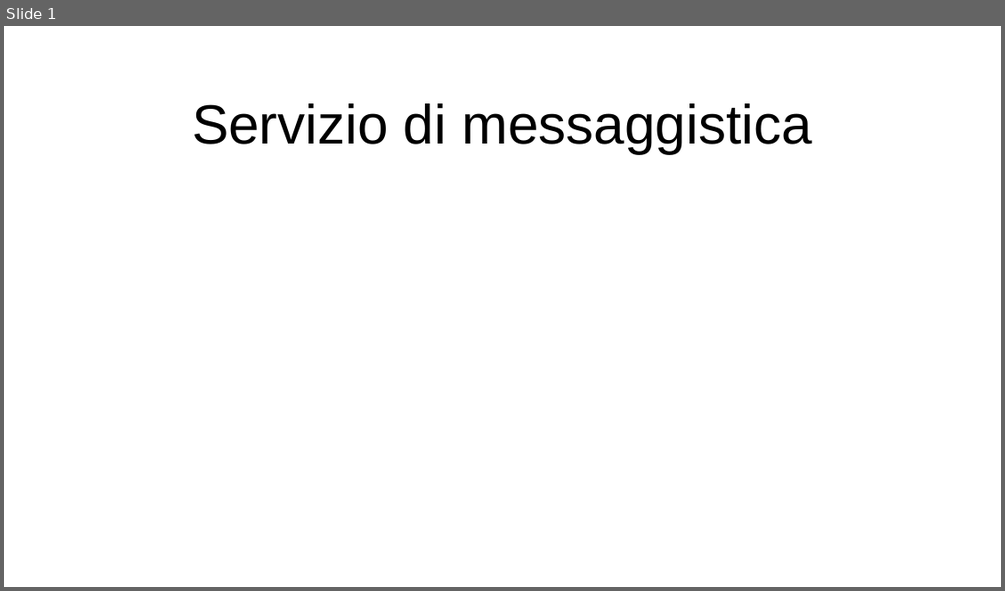
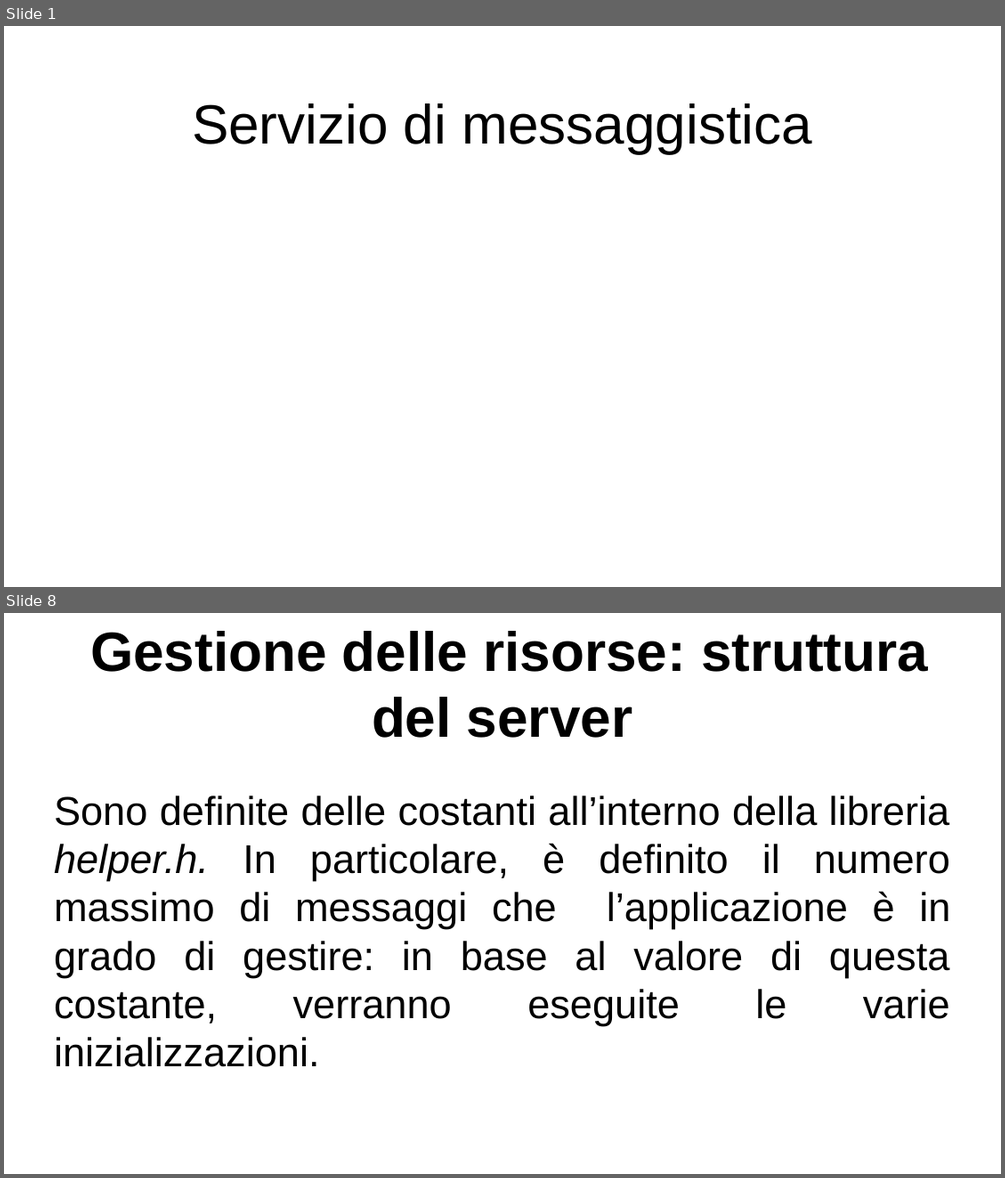
Before and after one commit to lucaMastro/progetto_SO, a slide deck: presentazione_progetto_SO.odp. Shown one above the other, each under a label of ours: slide 1 before the commit, slides 1 and 8 after it; the slides between them are not shown. The pictures are 1005x591 and 1005x1178 pixels, drawn with LibreOffice and Linux fonts; fonts in the diff are those of the drawing. Boxes give left, top, right and bottom in pixels: in the first picture for what was removed or moved away, otherwise in the second. Text is boxed around its words. In the diff, an @@ line names an element or a change of style, - is before the commit and + after.

```diff
--- a/presentazione_progetto_SO.odp
+++ b/presentazione_progetto_SO.odp
@@ slide 8 added at (x1=4, y1=613, x2=1001, y2=1174), background #FFFFFF @@
@@ title added at (x1=90, y1=631, x2=928, y2=738), 44 pt, text #000000, bold @@
+Gestione delle risorse: struttura del server
@@ text added at (x1=54, y1=795, x2=950, y2=1067), 32 pt, text #000000 @@
+Sono definite delle costanti all’interno della libreria helper.h. In particolare, è definito il numero massimo di messaggi che l’applicazione è in grado di gestire: in base al valore di questa costante, verranno eseguite le varie inizializzazioni.
```
Also in this commit, not shown: 6 slides changed, 5 other slides added, 6 other files.
